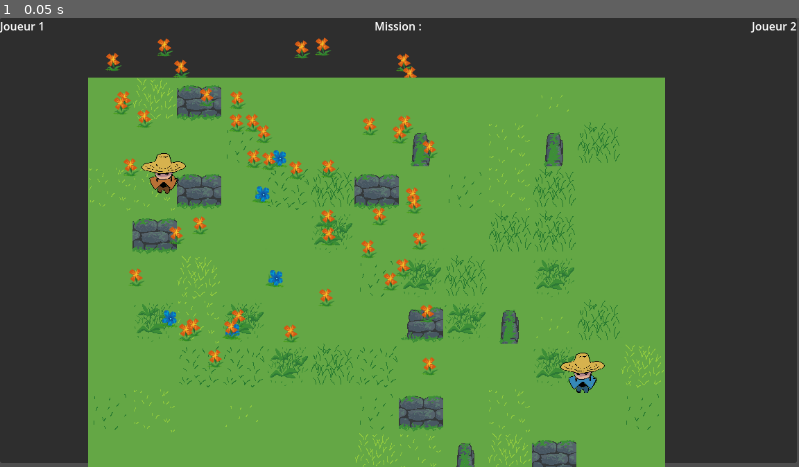
Above: before the commit, frame 1.
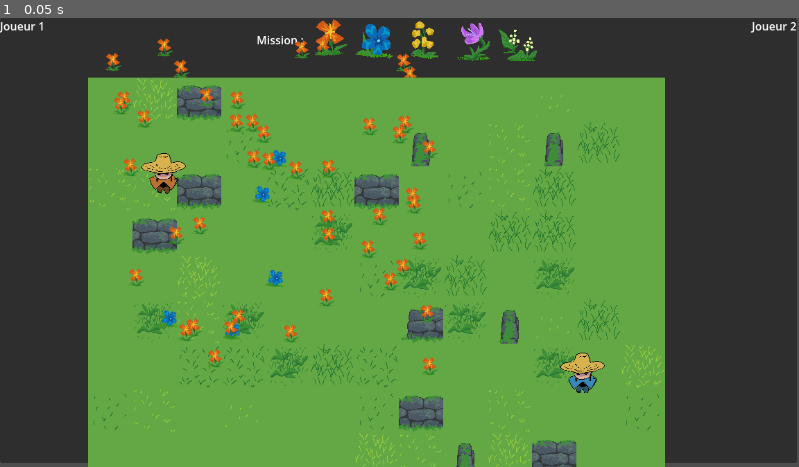
Above: after the commit, the same moment.

Repository: FablabMurat/2025GameJamCantal-1
Game: Godot game, scene res://root.tscn
Two runs of this game, one before a commit and one after it. Both use one fixed random seed, a clock stepped at 60 frames per second and the inputs below.
Inputs:
- Up to frame 1 (0.05 s): no input

The runs differ from the first frame. In frame 1, 1.0% of the frame differs, in the area x 32-68%, y 0-10%.

Commit message:
Définition de la mission, affichage en haut de l'écran

Diff:
--- a/niveau.gd
+++ b/niveau.gd
@@ -49,10 +49,10 @@
 
 func setmission(listflowers : Array):
 	mission = listflowers
-	for i in range(0,listflowers.size()) :
+	for i in range(1,listflowers.size()+1) :
 		var ctrlImage = TextureRect.new()
 		ctrlImage.texture = load("res://Ressources/Images/flower_%02d.png" % i)
-		%VBoxContainer2.add_child(ctrlImage)
+		%HBoxMission.add_child(ctrlImage)
 
 
 func fleurattrape(perso, fleur):
--- a/niveau.tscn
+++ b/niveau.tscn
@@ -41,10 +41,11 @@
 size_flags_horizontal = 4
 size_flags_vertical = 0
 
-[node name="HBoxContainer" type="HBoxContainer" parent="PanelContainer/VBoxContainerCenter"]
+[node name="HBoxMission" type="HBoxContainer" parent="PanelContainer/VBoxContainerCenter"]
+unique_name_in_owner = true
 layout_mode = 2
 
-[node name="Label" type="Label" parent="PanelContainer/VBoxContainerCenter/HBoxContainer"]
+[node name="Label" type="Label" parent="PanelContainer/VBoxContainerCenter/HBoxMission"]
 layout_mode = 2
 text = "Mission :"
 
--- a/root.gd
+++ b/root.gd
@@ -6,7 +6,7 @@
 	pass # Replace with function body.
 	$Niveau.collect.connect(collected.bind())
 
-
+	$Niveau.setmission([1,2,3,4,5])
 
 func collected(perso, flowertype):
 	pass
